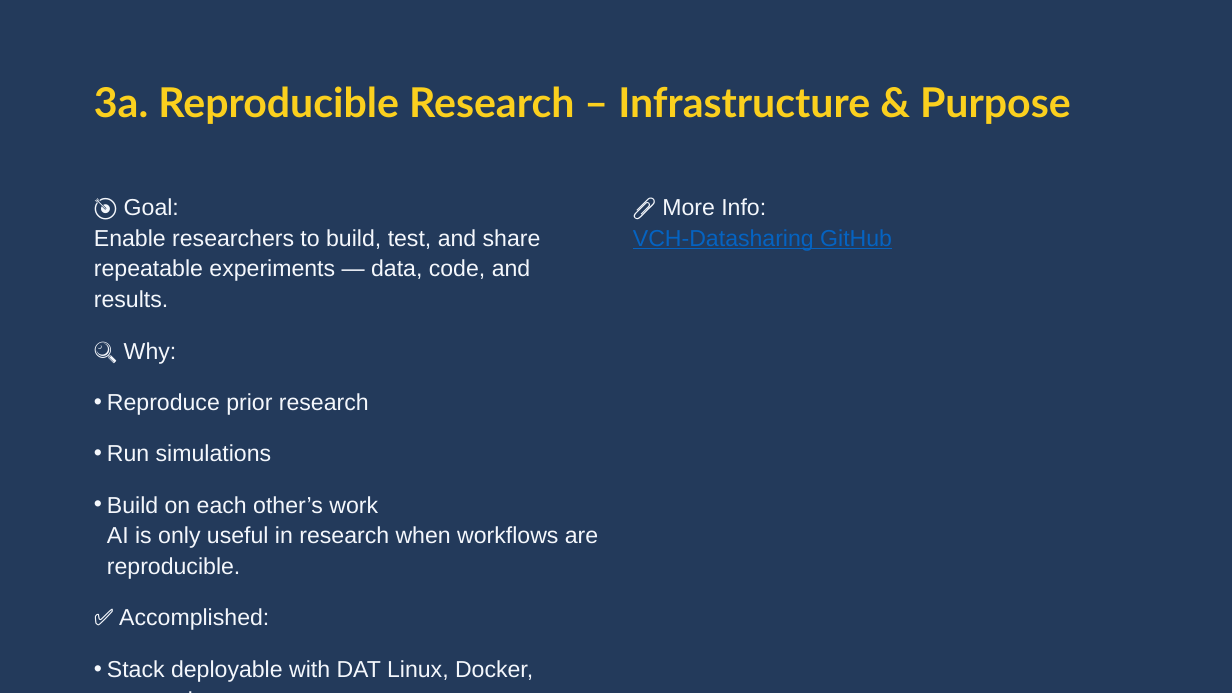
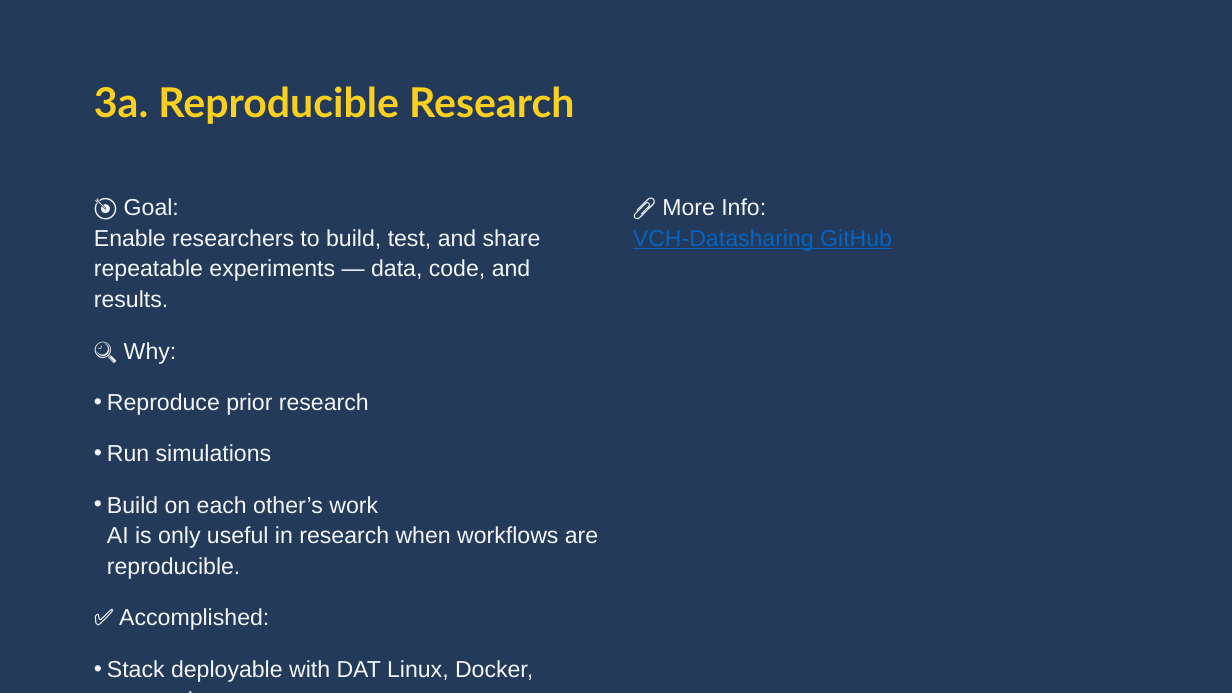
Before and after one commit to Value-Chain-Hackers/VCH-Overview, a slide deck: slide 7 of _PRESENTATIONS/VCH-Overview/Overview.pptx. Drawn at 1232x693 pixels with LibreOffice and Linux fonts; fonts in the diff are those of the drawing. Boxes give left, top, right and bottom in pixels: in the first picture for what was removed or moved away, otherwise in the second. Text is boxed around its words. In the diff, an @@ line names an element or a change of style, - is before the commit and + after.

```diff
--- a/_PRESENTATIONS/VCH-Overview/Overview.pptx
+++ b/_PRESENTATIONS/VCH-Overview/Overview.pptx
@@ title at (94,86,574,124): text changed @@
-3a. Reproducible Research – Infrastructure & Purpose
+3a. Reproducible Research
```
Also in this commit, not shown: 8 other slides changed, 5 other files.
